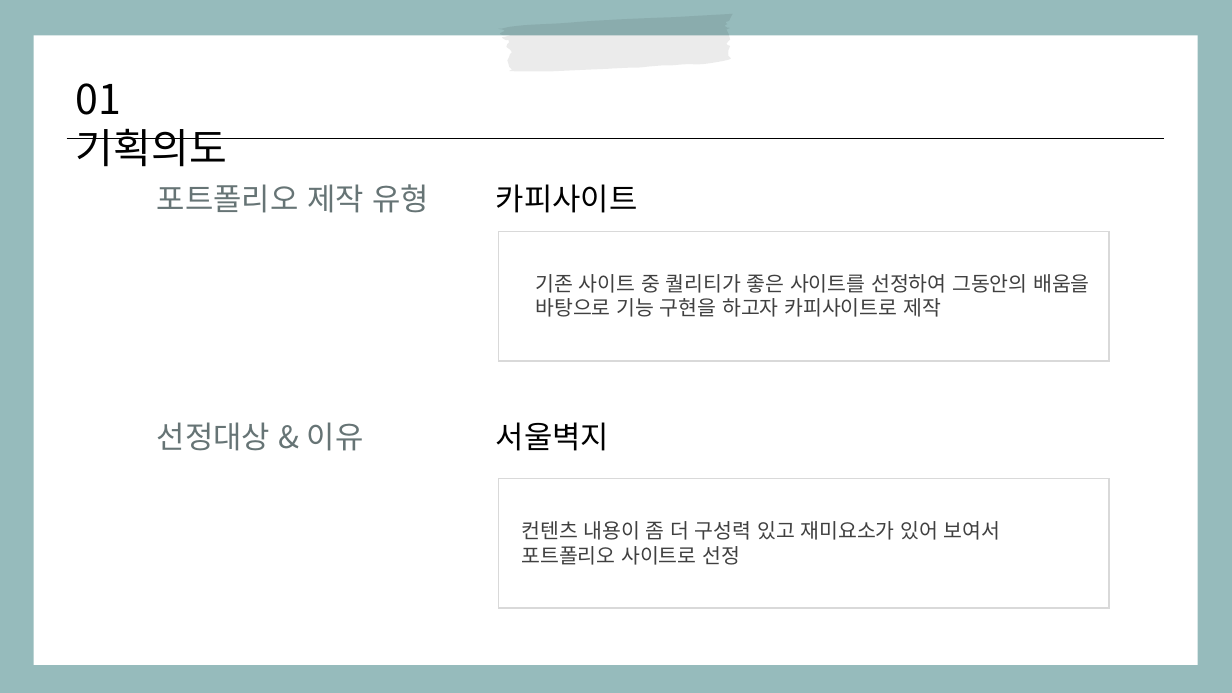
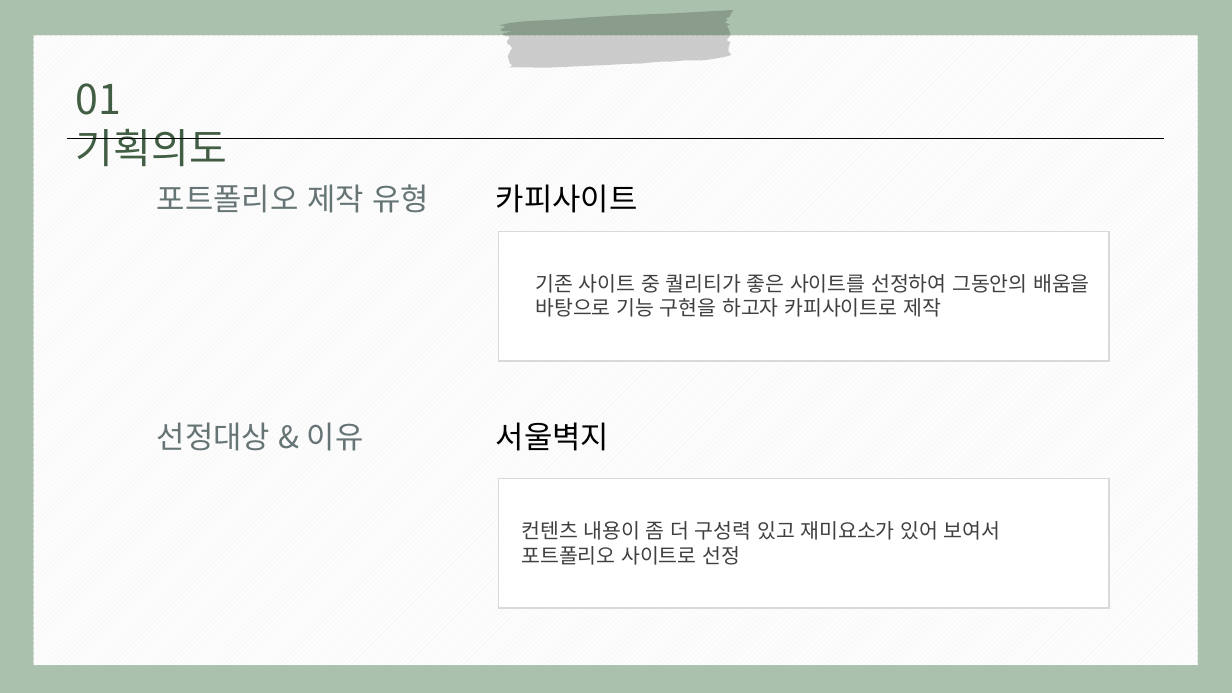
Before and after one commit to minjxx/FED-RF-2023-Project-KMJ, a slide deck: slide 3 of 김민정_서울벽지.pptx. Drawn at 1232x693 pixels with LibreOffice and Linux fonts; fonts in the diff are those of the drawing. Boxes give left, top, right and bottom in pixels: in the first picture for what was removed or moved away, otherwise in the second. Text is boxed around its words. In the diff, an @@ line names an element or a change of style, - is before the commit and + after.

```diff
--- a/김민정_서울벽지.pptx
+++ b/김민정_서울벽지.pptx
@@ background #4E8C8E at 59% opacity to #709775 at 59% opacity @@
@@ freeform shape: place and size @@
-freeform shape at [498,14,733,71]
+freeform shape at [499,10,734,67]
@@ freeform shape at [499,10,734,67]: fill #000000 at 8% opacity to #000000 at 19% opacity @@
@@ rectangle at [33,35,1198,665]: fill #FFFFFF to pattern #FBFBFB on #FFFFFF @@
@@ text "01 기획의도" at [76,83,227,167]: text colour #000000 to #415D43 @@
```
Also in this commit, not shown: 3 other slides changed, 5 slides added.
